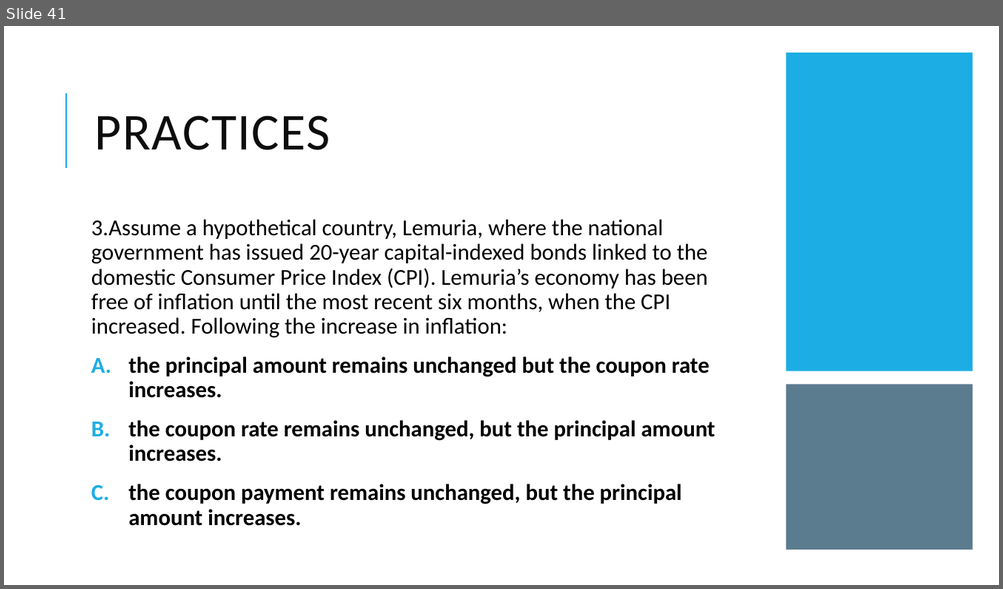
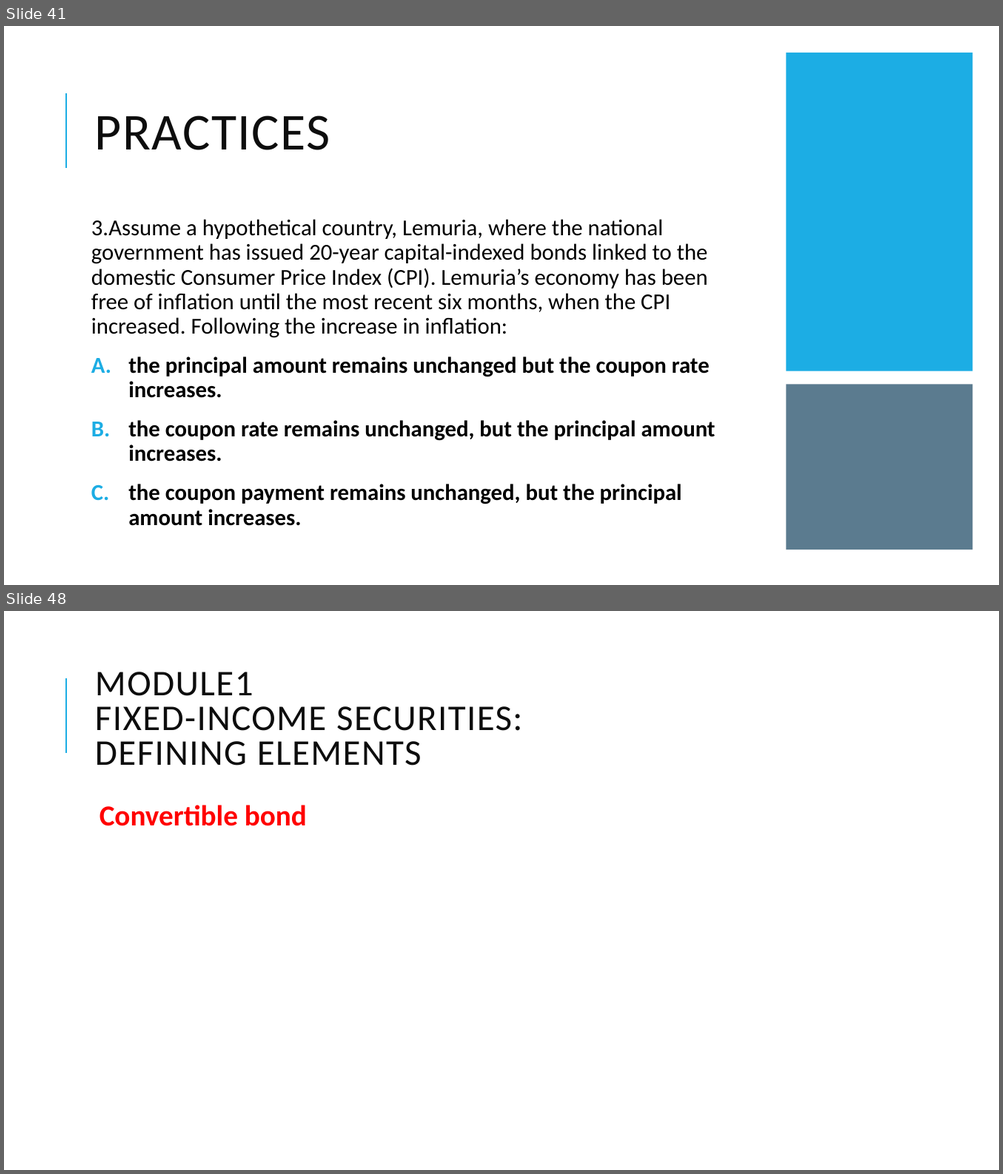
Before and after one commit to Isco0530/data, a slide deck: Fixed Income.pptx. Shown one above the other, each under a label of ours: slide 41 before the commit, slides 41 and 48 after it; the slides between them are not shown. The pictures are 1003x589 and 1003x1174 pixels, drawn with LibreOffice and Linux fonts; fonts in the diff are those of the drawing. Boxes give left, top, right and bottom in pixels: in the first picture for what was removed or moved away, otherwise in the second. Text is boxed around its words. In the diff, an @@ line names an element or a change of style, - is before the commit and + after.

```diff
--- a/Fixed Income.pptx
+++ b/Fixed Income.pptx
@@ slide 48 added at [4,611,999,1170], background #FFFFFF; not listed: 1 template element that a slide beside it also shows @@
@@ title added at [95,672,522,766], 35 pt, text #0D0D0D @@
+MODULE1
+FIXED-INCOME SECURITIES:
+DEFINING ELEMENTS
@@ text added at [99,805,307,826], 28 pt, text #FF0000, bold @@
+  Convertible bond
```
Also in this commit, not shown: 6 other slides added.
